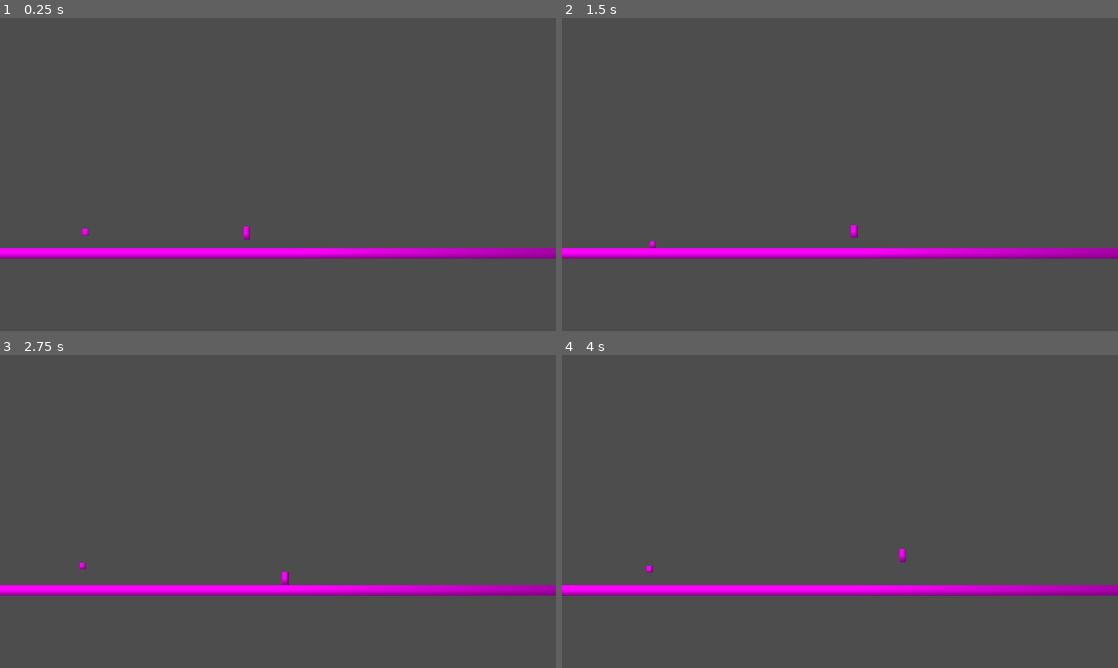
Above: before the commit, frames 1-4 (two rows, left to right).
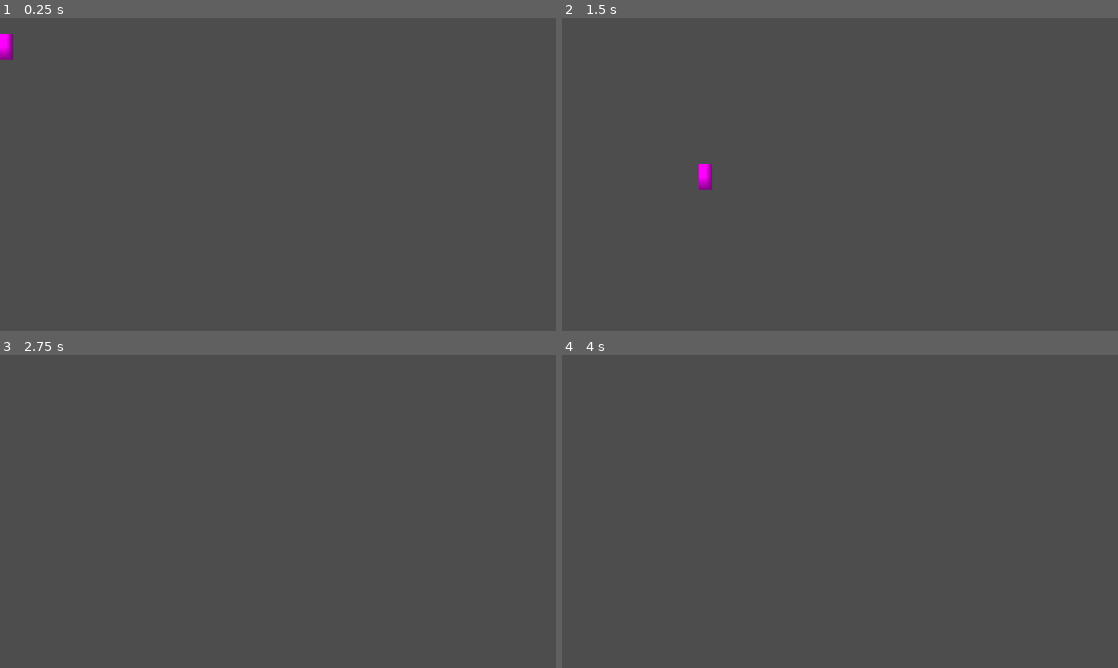
Above: after the commit, the same moments.

Repository: CapibaraEngineer/trabalho-ed-fisica
Game: Godot game, scene res://Cenas/Player1.tscn
Two runs of this game, one before a commit and one after it. Both use one fixed random seed, a clock stepped at 60 frames per second and the inputs below. Before the commit the project starts from res://Cenas/main.tscn.
Inputs:
- Up to frame 1 (0.25 s): no input
- Up to frame 2 (1.5 s): hold D (P1 direita) from 0.53 s (still down); tap Up (P2 pulo) at 0.6 s; tap W (P1 pulo) at 0.77 s; tap Right (P2 direita) at 1.35 s
- Up to frame 3 (2.75 s): tap W (P1 pulo) at 1.52 s; tap Up (P2 pulo) at 1.55, 2.3 s; release D (P1 direita) at 2.03 s; hold A (P1 esquerda) from 2.03 s (still down); tap Left (P2 esquerda) at 2.1 s
- Up to frame 4 (4 s): release A (P1 esquerda) at 2.78 s; hold D (P1 direita) from 2.78 s (still down); tap Up (P2 pulo) at 2.85, 3.8 s; tap W (P1 pulo) at 3.02, 3.77 s; tap Right (P2 direita) at 3.6 s

The runs differ from the first frame. In frame 1, 3.6% of the frame differs, in the area x 0-100%, y 5-77%; in frame 2, 3.6%; in frame 3, 3.4%; in frame 4, 3.4%.

Commit message:
Muita coisa

Diff:
--- a/Cenas/Player_1.gd
+++ b/Cenas/Player_1.gd
@@ -1,9 +1,9 @@
 extends CharacterBody2D
 
 
-const SPEED = 200
+const SPEED = 300.0
 const GRAVITY = 980
-const JUMP_SPEED = -400
+const JUMP_SPEED = -350
 var pulos = 0
 
 func _physics_process(delta: float) -> void:
--- a/Cenas/main.tscn
+++ b/Cenas/main.tscn
@@ -7,18 +7,9 @@
 [node name="Main" type="Node" unique_id=1911086733]
 
 [node name="Player1" parent="." unique_id=1248487080 instance=ExtResource("2_ruij7")]
-position = Vector2(-173, 429)
 
 [node name="Chão" parent="." unique_id=614955866 instance=ExtResource("1_74bqr")]
-position = Vector2(-908, 571)
-
-[node name="Chão2" parent="." unique_id=1185170381 instance=ExtResource("1_74bqr")]
-position = Vector2(-499, 571)
-scale = Vector2(8, 1)
+position = Vector2(69, 210)
 
 [node name="Player2" parent="." unique_id=742366973 instance=ExtResource("3_ruij7")]
-position = Vector2(-846, 453)
-
-[node name="Camera2D" type="Camera2D" parent="." unique_id=1769185961]
-position = Vector2(-31, 245)
-zoom = Vector2(0.5, 0.5)
+position = Vector2(34, 37)
--- a/Cenas/player_2.gd
+++ b/Cenas/player_2.gd
@@ -3,26 +3,14 @@
 const GRAVITY = 980
 const SPEED = 300
 const JUMP_VELOCITY = -350
-const AIR_SPEED = 500
-var pulo_longo = false
 
 
 func _physics_process(delta: float) -> void:
 	var direction = Input.get_axis("P2 esquerda", "P2 direita")
-	if is_on_floor():
-		velocity.x = direction * SPEED
+	velocity.x = direction * SPEED
 
 	if not is_on_floor():
 		velocity.y += GRAVITY * delta
 	if Input.is_action_just_pressed("P2 pulo") and is_on_floor():
 		velocity.y = JUMP_VELOCITY
-		pulo_longo = true
-	if pulo_longo == true:
-		velocity.x = direction * AIR_SPEED
-	else:
-		velocity.x = direction * SPEED
-
 	move_and_slide()
-
-	if is_on_floor():
-		pulo_longo = false
--- a/project.godot
+++ b/project.godot
@@ -11,7 +11,7 @@
 [application]
 
 config/name="Trabalho de educaçao fisica"
-run/main_scene="uid://m44agtoymsj1"
+run/main_scene="uid://d1qnkihm1p6hg"
 config/features=PackedStringArray("4.7", "GL Compatibility")
 config/icon="res://icon.svg"
 
Not shown, added: .editorconfig
Not shown, added: .gitattributes
Not shown, added: .gitignore
Not shown, removed: trabalho-de-educaçao-fisica.zip
